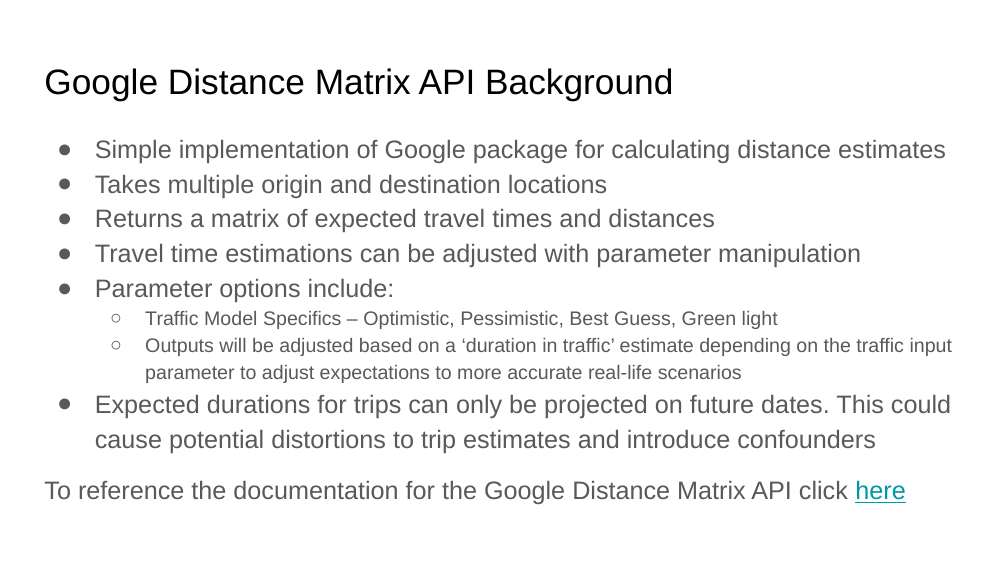
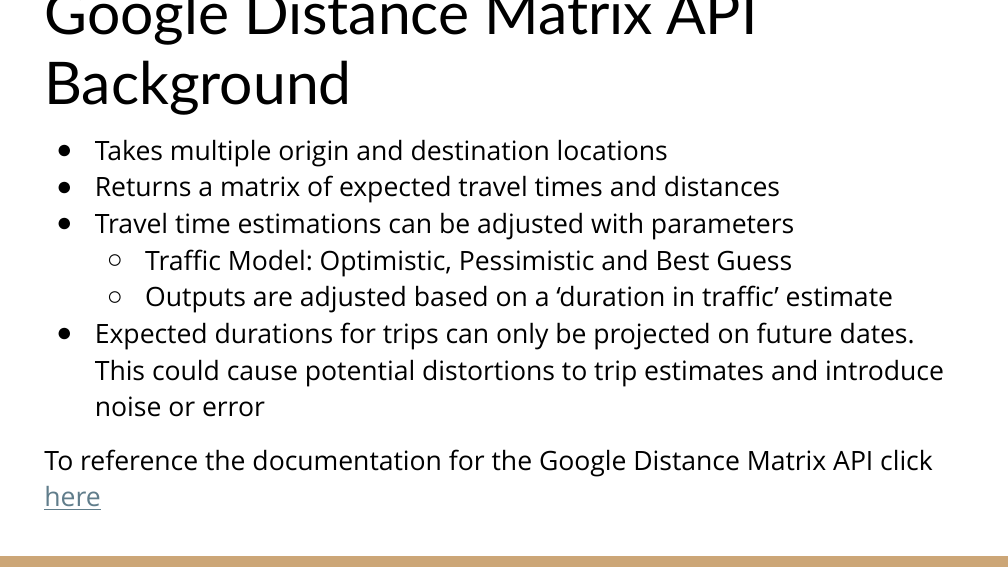
Before and after one commit to KenYe23/STA470S, a slide deck: slide 7 of EMS Stations Project/EMS_Station_Location.pptx. Drawn at 1008x567 pixels with LibreOffice and Linux fonts; fonts in the diff are those of the drawing. Boxes give left, top, right and bottom in pixels: in the first picture for what was removed or moved away, otherwise in the second. Text is boxed around its words. In the diff, an @@ line names an element or a change of style, - is before the commit and + after.

Commit message:
Finished EMS project

```diff
--- a/EMS Stations Project/EMS_Station_Location.pptx
+++ b/EMS Stations Project/EMS_Station_Location.pptx
@@ title "Google Distance Matrix API Background": place and size @@
-title "Google Distance Matrix API Background" at box(44, 68, 673, 100)
+title "Google Distance Matrix API Background" at box(44, 0, 758, 115)
@@ title "Google Distance Matrix API Background" at box(44, 0, 758, 115): size 25.2 to 42 pt, font Arial to Lato; vertical alignment top to bottom @@
@@ text at box(44, 139, 933, 510): size 18 to 19 pt, font Arial to Open Sans, text colour #595959 to #000000 in "Takes multiple origin and destination locations", "Returns a matrix of expected travel times ...", "To reference the documentation for the Google ..."; text colour #0097A7 to #607D8B in "here"; bullet colour #595959 to #000000 @@
@@ text at box(95, 139, 946, 163): paragraph removed @@
-● Simple implementation of Google package for calculating distance estimates
@@ text at box(95, 212, 944, 417): text changed; size 18 to 19 pt; font Arial to Open Sans; text colour #595959 to #000000 @@
-● Travel time estimations can be adjusted with parameter manipulation
-● Parameter options include:
-  ○ Traffic Model Specifics – Optimistic, Pessimistic, Best Guess, Green light
-  ○ Outputs will be adjusted based on a ‘duration in traffic’ estimate depending on the traffic input parameter to adjust expectations to more accurate real-life scenarios
-● Expected durations for trips can only be projected on future dates. This could cause potential distortions to trip estimates and introduce confounders
+● Travel time estimations can be adjusted with parameters
+  ○ Traffic Model: Optimistic, Pessimistic and Best Guess
+  ○ Outputs are adjusted based on a ‘duration in traffic’ estimate
+● Expected durations for trips can only be projected on future dates. This could cause potential distortions to trip estimates and introduce noise or error
@@ rectangle added at box(0, 556, 1008, 567), fill #CCA677 @@
```
Also in this commit, not shown: 16 other slides changed, 2 slides added, 4 slides removed, 1 other file.
